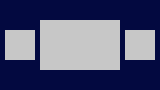
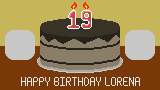
Layer changes from the first (160, 90) image to the second:
removed layer "Capa pegada" over <box>5,30,35,60</box>
added layer "Capa" above "Fondo" over <box>21,77,140,86</box>
painted on "Fondo" over <box>0,0,160,90</box>
